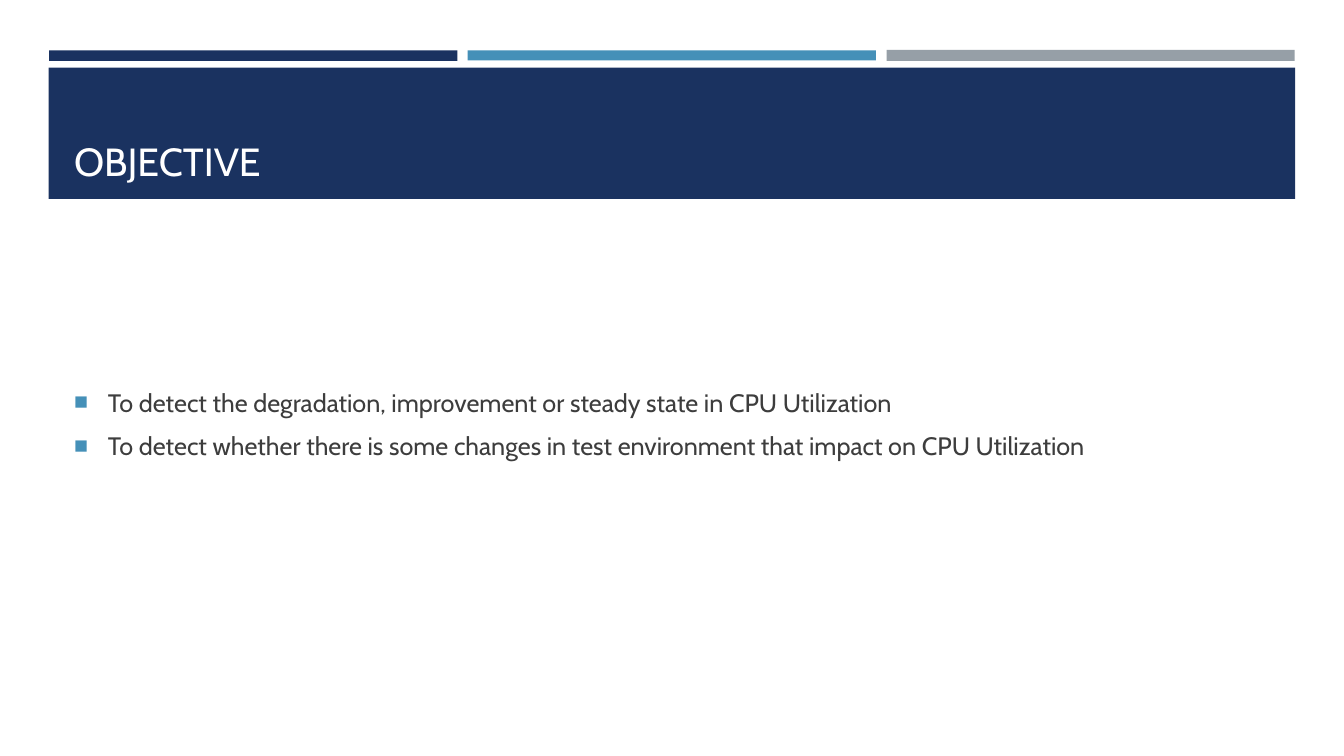
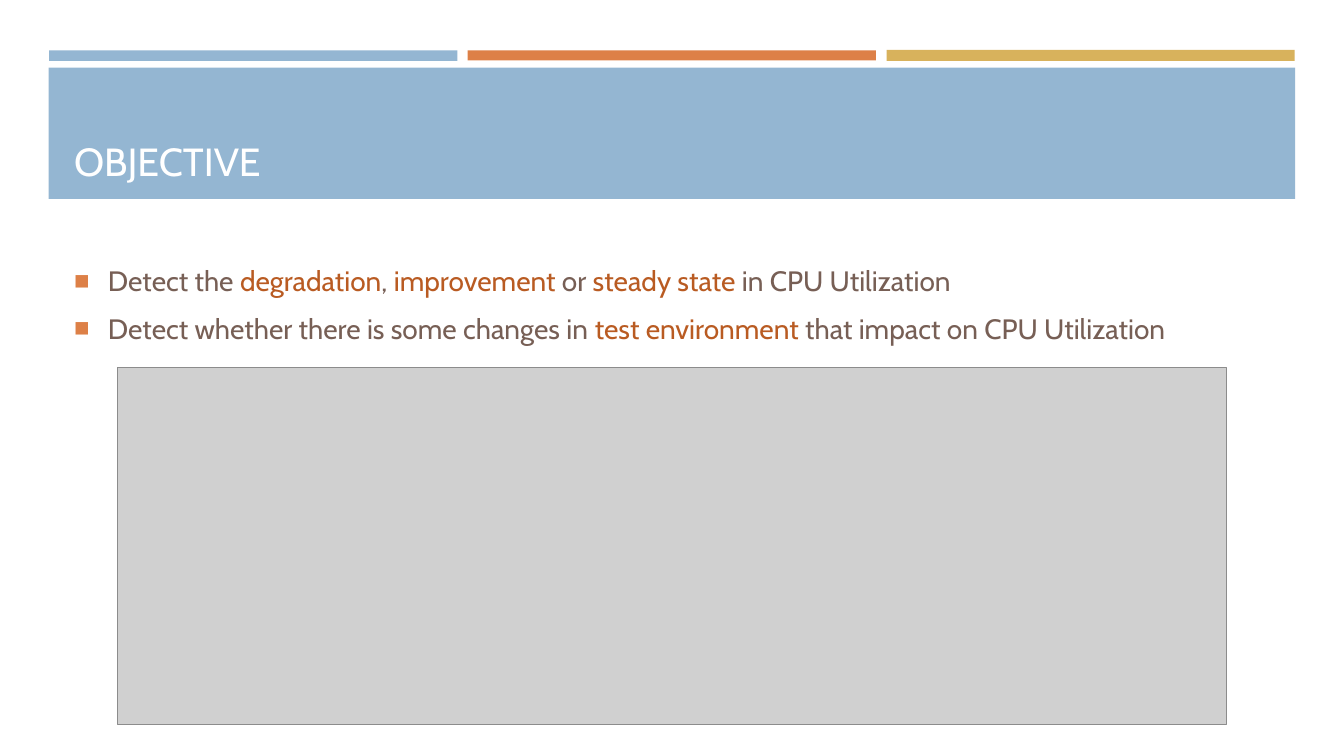
Before and after one commit to araea382/MT, a slide deck: slide 3 of Presentation/1-Proposal seminar.pptx (slide 2 before the commit). Drawn at 1344x756 pixels with LibreOffice and Linux fonts; fonts in the diff are those of the drawing; grey boxes stand for pictures. Boxes give left, top, right and bottom in pixels: in the first picture for what was removed or moved away, otherwise in the second. Text is boxed around its words. In the diff, an @@ line names an element or a change of style, - is before the commit and + after.

```diff
--- a/Presentation/1-Proposal seminar.pptx
+++ b/Presentation/1-Proposal seminar.pptx
@@ rectangle at [49,50,458,60]: fill #1A3260 to #94B6D2 @@
@@ rectangle at [468,50,876,60]: fill #4590B8 to #DD8047 @@
@@ rectangle at [886,50,1295,62]: fill #969FA7 to #D8B25C @@
@@ rectangle at [48,68,1296,199]: fill #1A3260 to #94B6D2 @@
@@ text at [108,270,1165,345]: text changed; size 18 to 20 pt; text colour #3D3D3D to #775F55 @@
-■ To detect the degradation, improvement or steady state in CPU Utilization
-■ To detect whether there is some changes in test environment that impact on CPU Utilization
+■ Detect the degradation, improvement or steady state in CPU Utilization
+■ Detect whether there is some changes in test environment that impact on CPU Utilization
@@ picture added at [118,368,1227,725] @@
```
Also in this commit, not shown: 4 other slides changed, 2 slides added, 1 slide removed, 6 other files.
